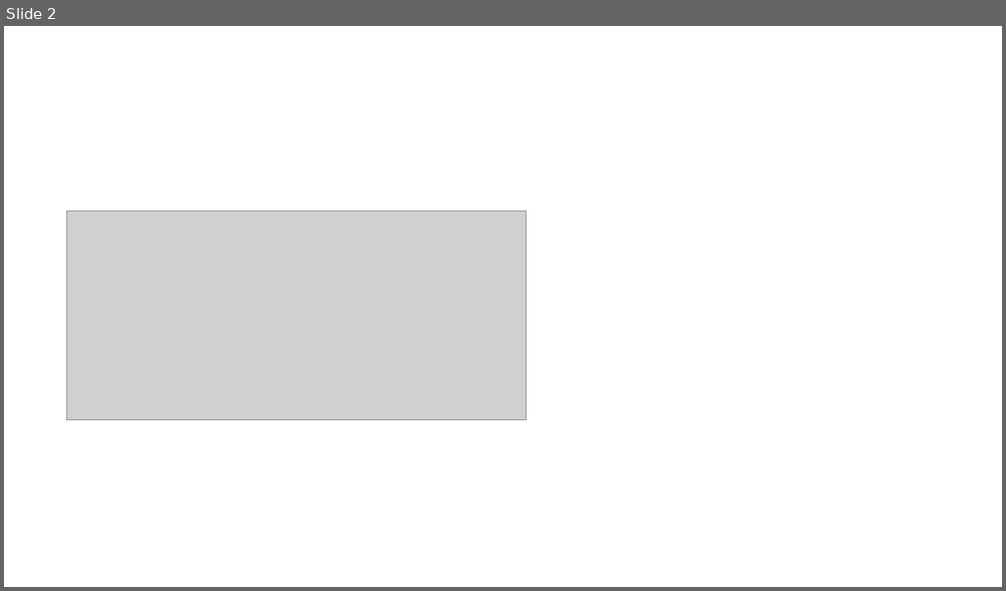
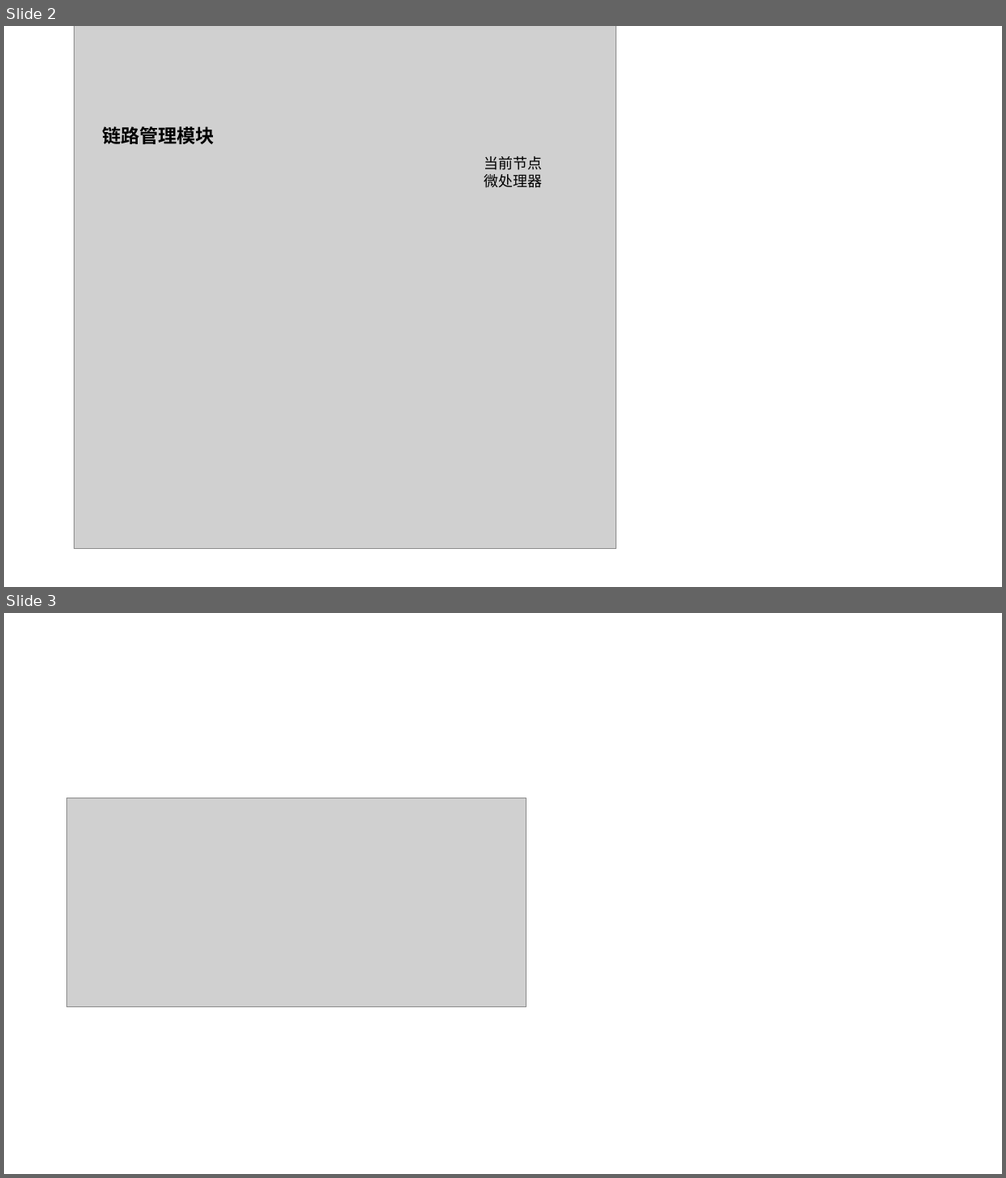
Before and after one commit to DaojiePENG/sustech-master-degree-thesis-pdj, a slide deck: figures/2024年5月29日-RTMQ系统图片.pptx. Shown one above the other, each under a label of ours: slide 2 before the commit, slides 2 and 3 after it. The pictures are 1006x591 and 1006x1178 pixels, drawn with LibreOffice and Linux fonts; fonts in the diff are those of the drawing; grey boxes stand for pictures. Boxes give left, top, right and bottom in pixels: in the first picture for what was removed or moved away, otherwise in the second. Text is boxed around its words. In the diff, an @@ line names an element or a change of style, - is before the commit and + after.

```diff
--- a/figures/2024年5月29日-RTMQ系统图片.pptx
+++ b/figures/2024年5月29日-RTMQ系统图片.pptx
@@ slide 2 added at [4, 26, 1002, 587], background #FFFFFF @@
@@ picture added at [74, 26, 616, 549] @@
@@ text added at [102, 126, 215, 144], 18 pt, text #000000, bold @@
+链路管理模块
@@ text added at [484, 156, 542, 188], 14 pt, text #000000 @@
+当前节点微处理器
@@ what was slide 2 is now slide 3 @@
```
Also in this commit, not shown: 3 other slides added, 9 other files.
